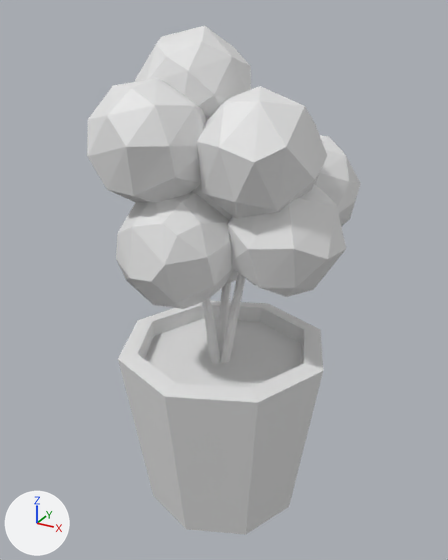
Renders of the FBX model Assets/Meshes/Daniel/Bush.fbx from each side of a commit.
One viewpoint serves both versions: a camera (50 mm lens) standing at (0.748, -1.358, 1.377) and looking at (-0.014, 0.029, 0.684). The lights are fixed; the arrows at lower left show +X, +Y and +Z. Where no turn or scale is listed for an object, it has been applied to the vertices.
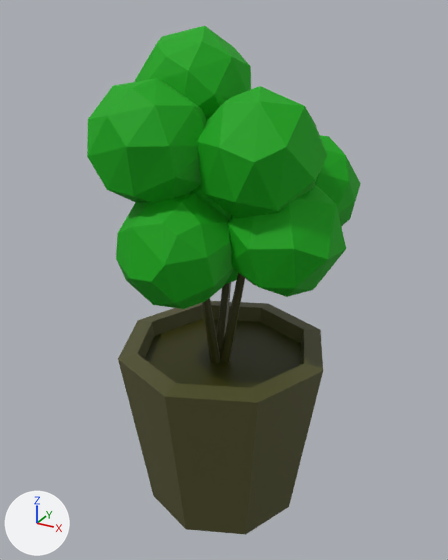
What the commit changed:
Material 'Material.003' (mat_material_003) changes colour from white #e7e7e7 to dark yellow #353500; in linear values from (0.8, 0.8, 0.8) to (0.0351, 0.0351, 0.0).
Material 'Material.002' (mat_material_002) changes colour from white #e7e7e7 to dark yellow #515029; in linear values from (0.8, 0.8, 0.8) to (0.0818, 0.0801, 0.0225).
Material 'Material.001' (mat_material_001) changes colour from white #e7e7e7 to green #00a600; in linear values from (0.8, 0.8, 0.8) to (0.0, 0.38, 0.0).

Location of each change, [x1, y1, x2, y2] in pixels of the pictures (448 x 560 px):
'Sphere.008', recoloured (white to green)
    both: [87, 26, 361, 309]
'Cylinder', recoloured (white to yellow)
    both: [118, 301, 323, 535]
'BezierCurve', recoloured
    both: [202, 273, 245, 364]
